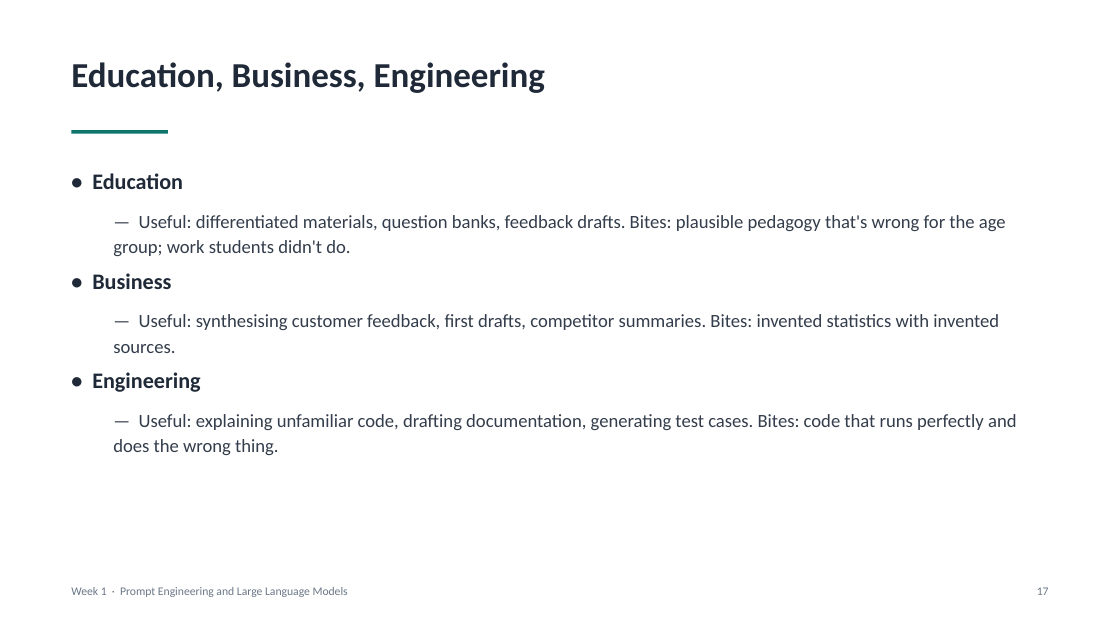
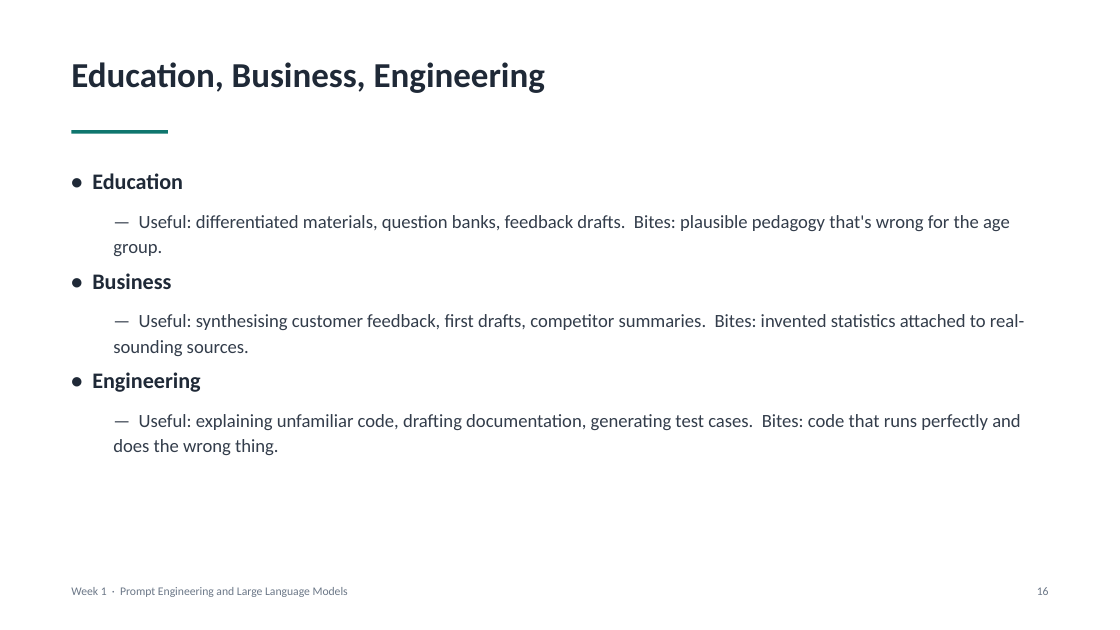
Before and after one commit to makyol/PromptEngineering, a slide deck: slide 16 of Lectures/week01/week01.pptx (slide 17 before the commit). Drawn at 1120x630 pixels with LibreOffice and Linux fonts; fonts in the diff are those of the drawing. Boxes give left, top, right and bottom in pixels: in the first picture for what was removed or moved away, otherwise in the second. Text is boxed around its words. In the diff, an @@ line names an element or a change of style, - is before the commit and + after.

```diff
--- a/Lectures/week01/week01.pptx
+++ b/Lectures/week01/week01.pptx
@@ text at [113, 215, 1010, 256]: text changed @@
-  — Useful: differentiated materials, question banks, feedback drafts. Bites: plausible pedagogy that's wrong for the age group; work students didn't do.
+  — Useful: differentiated materials, question banks, feedback drafts. Bites: plausible pedagogy that's wrong for the age group.
@@ text at [113, 314, 1024, 356]: text changed @@
-  — Useful: synthesising customer feedback, first drafts, competitor summaries. Bites: invented statistics with invented sources.
+  — Useful: synthesising customer feedback, first drafts, competitor summaries. Bites: invented statistics attached to real-sounding sources.
@@ text at [1037, 587, 1049, 595]: text changed @@
-17
+16
```
Also in this commit, not shown: 18 other slides changed, 5 slides added, 3 slides removed, 7 other files.
